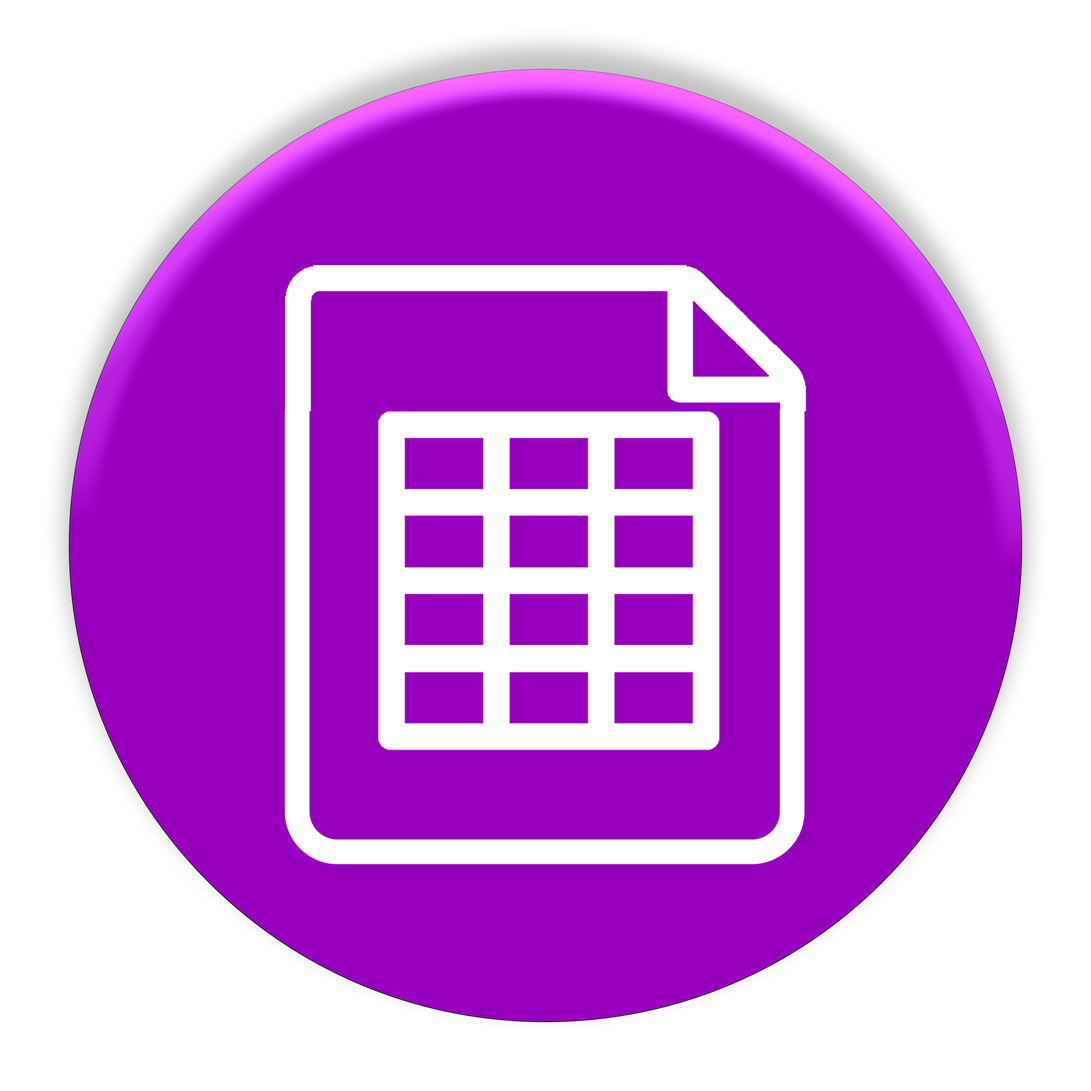
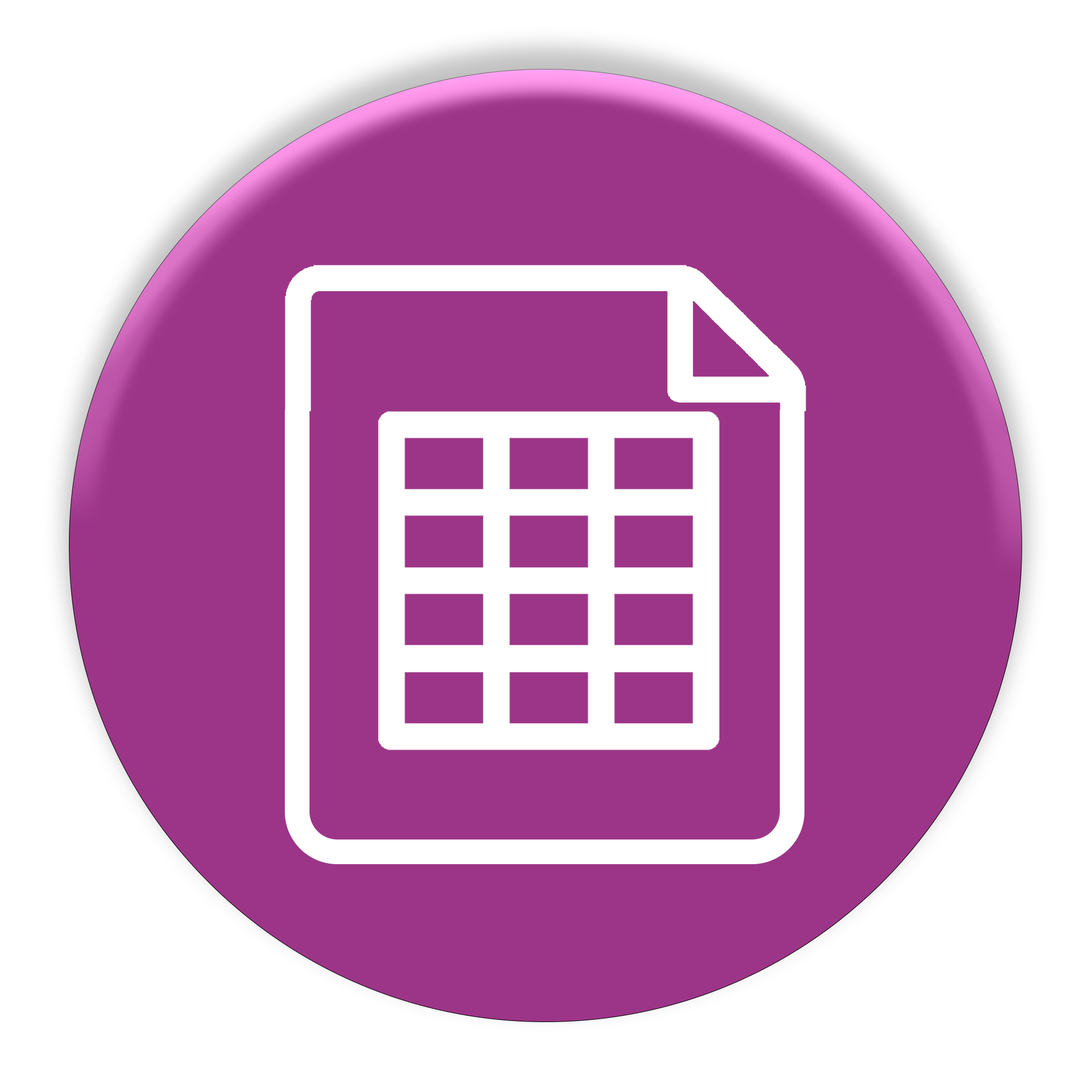
Before/after of a 1091x1091 layered artwork. What changed in the layer stack:
painted on "Rounded Rectangle 2" over [284, 812, 297, 846]
painted on "Ellipse 1" (1st of 3) over [69, 69, 1022, 1022]
